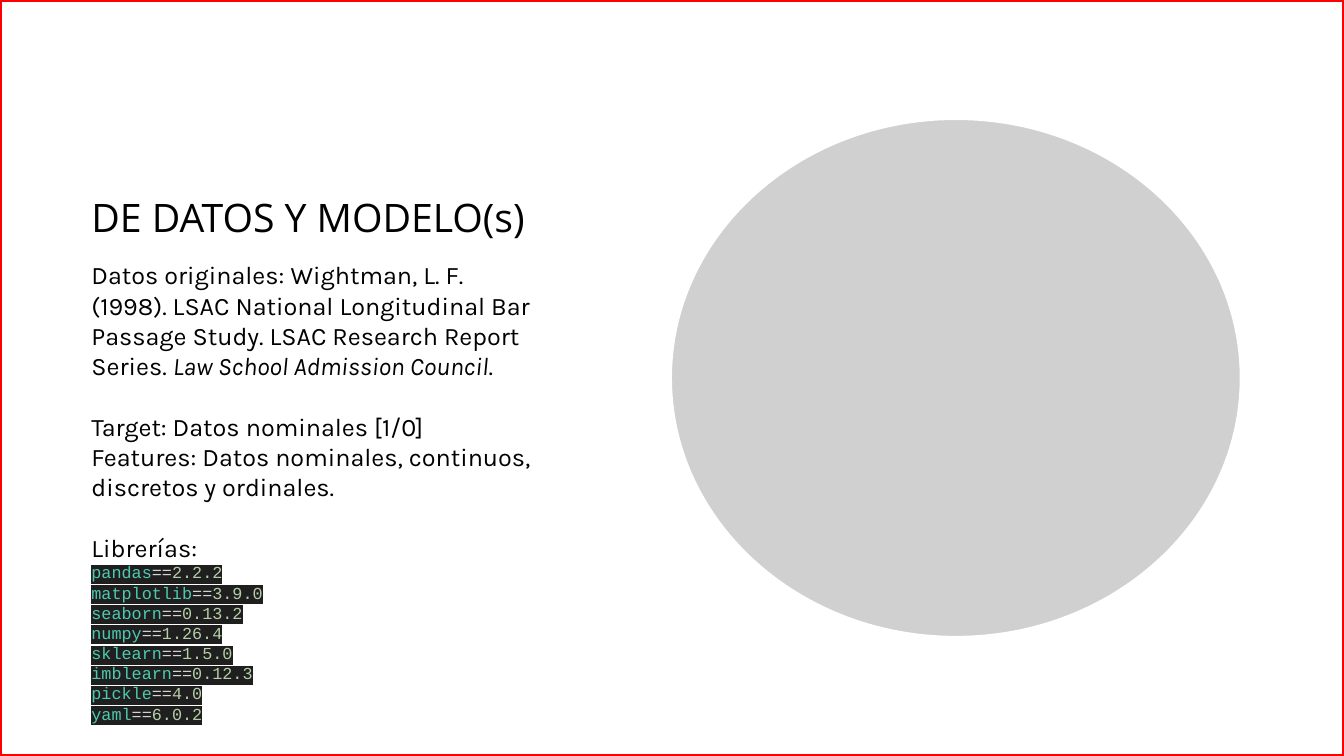
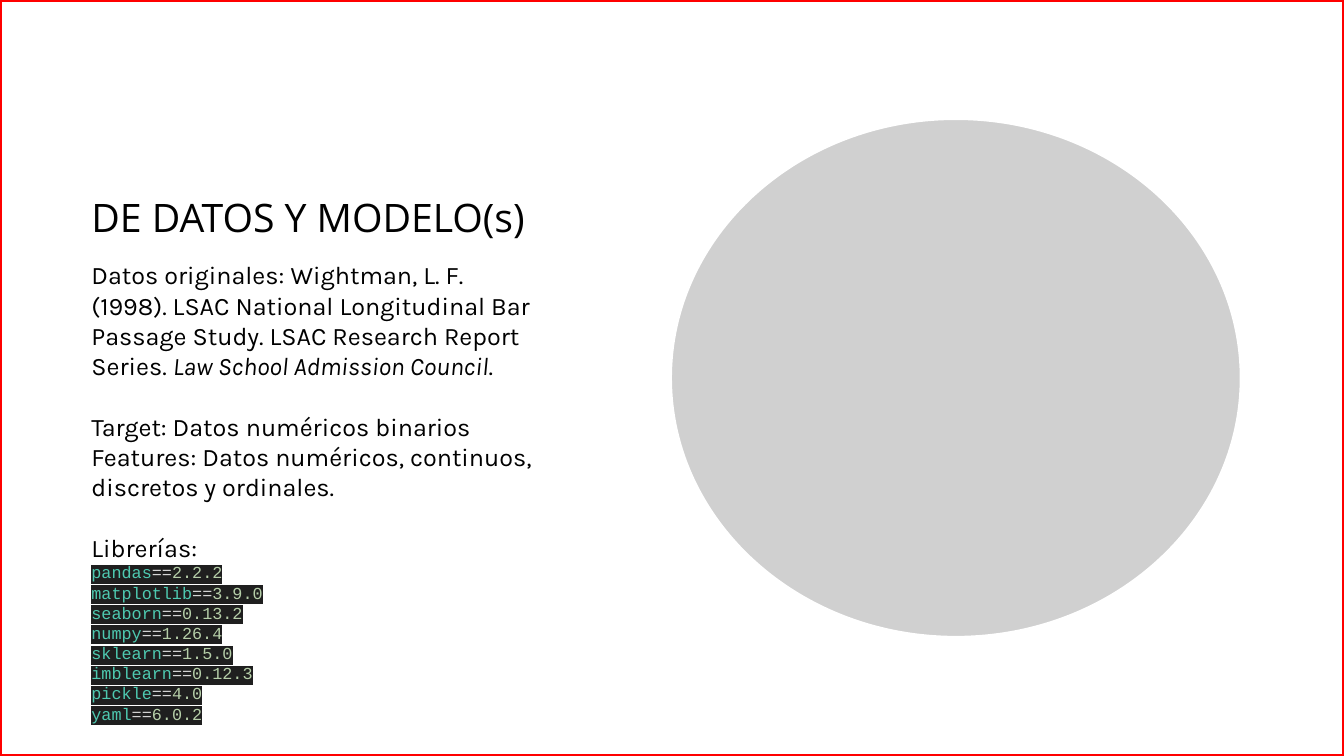
Before and after one commit to alejokawaii/DanielAlejandroSalcedoPerez_proyecto_final_ML, a slide deck: slide 3 of docs/Presentación1.pptx. Drawn at 1344x756 pixels with LibreOffice and Linux fonts; fonts in the diff are those of the drawing; grey boxes stand for pictures. Boxes give left, top, right and bottom in pixels: in the first picture for what was removed or moved away, otherwise in the second. Text is boxed around its words. In the diff, an @@ line names an element or a change of style, - is before the commit and + after.

```diff
--- a/docs/Presentación1.pptx
+++ b/docs/Presentación1.pptx
@@ text at [91, 417, 532, 502]: text changed @@
-Target: Datos nominales [1/0]
-Features: Datos nominales, continuos, discretos y ordinales.
+Target: Datos numéricos binarios
+Features: Datos numéricos, continuos, discretos y ordinales.
```
Also in this commit, not shown: 2 other slides changed, 2 other files.
